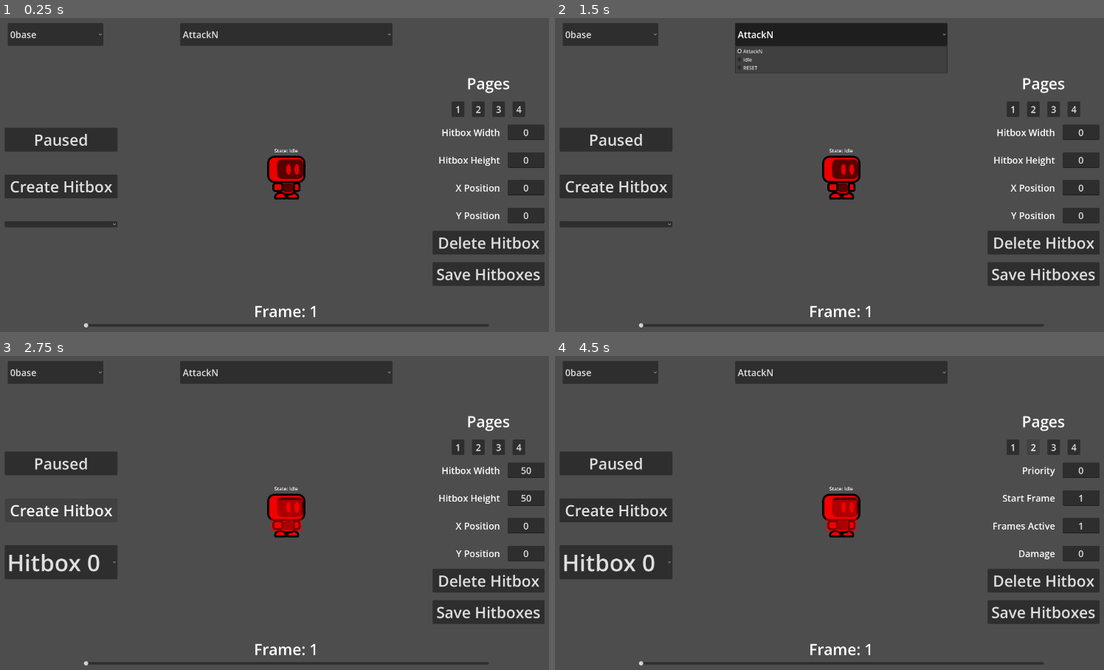
Above: before the commit, frames 1-4 (two rows, left to right).
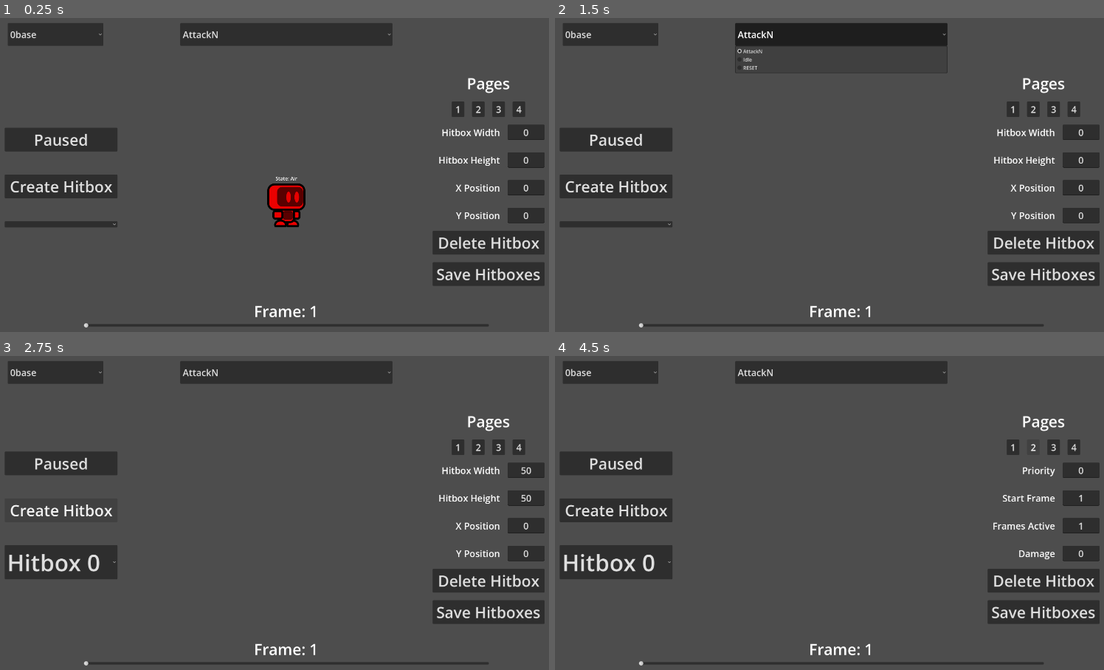
Above: after the commit, the same moments.

Repository: AcroPR/HyperStrikeDudes2D
Game: Godot game, scene res://src/core/debug_tools/hitbox_animator/hitbox_animator.tscn
Same seed, same stepped clock (60 frames per second), same inputs: the game is played once before the commit and once after it.
Inputs:
- Up to frame 1 (0.25 s): no input
- Up to frame 2 (1.5 s): click "0base" at 0.5 s; click "AttackN" at 1.25 s
- Up to frame 3 (2.75 s): click "Create Hitbox" at 2 s
- Up to frame 4 (4.5 s): click "Hitbox 0" at 2.75 s; click "1" at 3.5 s; click "2" at 4.25 s

The runs differ from the first frame. In frame 1, 1.4% of the frame differs, in the area x 48-56%, y 41-67%; in frame 2, 0.9%; in frame 3, 0.9%; in frame 4, 0.9%.
Error after the commit: Invalid access to property or key 'global_position' on a base object of type 'null instance'. (res://src/fighters/0base/scripts/off_screen_marker.gd:19)

Commit message:
feat: convert objects in hitbox animator to tools (TODO: Fix Animation Player)

Diff:
--- a/src/core/autoloads/hitbox_importer.gd
+++ b/src/core/autoloads/hitbox_importer.gd
@@ -1,3 +1,4 @@
+@tool
 extends Node
 
 var fighterDir = "res://src/fighters/"
--- a/src/core/debug_tools/hitbox_animator/scripts/hitbox_animator.gd
+++ b/src/core/debug_tools/hitbox_animator/scripts/hitbox_animator.gd
@@ -1,3 +1,4 @@
+@tool
 class_name HitboxAnimator
 extends Control
 
@@ -142,11 +143,11 @@
 	var fighterInstance: Fighter = fighter.instantiate()
 	fighterSpawn.add_child(fighterInstance)
 	fighterNode = fighterInstance
-	fighterNode.set_process(false)
-	fighterNode.set_physics_process(false)
-	fighterNode.offScreenMarker.set_process(false)
+	#fighterNode.set_process(false)
+	#fighterNode.set_physics_process(false)
+	#fighterNode.offScreenMarker.set_process(false)
 	fighterNode.offScreenMarker.visible = false
-	fighterNode.hitboxManager._set_paused(true)
+	#fighterNode.hitboxManager._set_paused(true)
 	_add_selected_animations()
 
 func _on_save_hitboxes_pressed() -> void:
--- a/src/core/debug_tools/hitbox_animator/scripts/page_buttons.gd
+++ b/src/core/debug_tools/hitbox_animator/scripts/page_buttons.gd
@@ -1,3 +1,4 @@
+@tool
 extends HBoxContainer
 
 @onready var pageOne: VBoxContainer = $"../PageOne"
--- a/src/core/debug_tools/hitbox_animator/scripts/page_four.gd
+++ b/src/core/debug_tools/hitbox_animator/scripts/page_four.gd
@@ -1,3 +1,4 @@
+@tool
 extends VBoxContainer
 
 @onready var hitLag: LineEdit = $Hitlag/LineEdit
--- a/src/core/debug_tools/hitbox_animator/scripts/page_one.gd
+++ b/src/core/debug_tools/hitbox_animator/scripts/page_one.gd
@@ -1,3 +1,4 @@
+@tool
 extends VBoxContainer
 
 @onready var hitboxWidth: LineEdit = $HitboxWidth/LineEdit
--- a/src/core/debug_tools/hitbox_animator/scripts/page_three.gd
+++ b/src/core/debug_tools/hitbox_animator/scripts/page_three.gd
@@ -1,3 +1,4 @@
+@tool
 extends VBoxContainer
 
 @onready var angle: LineEdit = $Angle/LineEdit
--- a/src/core/debug_tools/hitbox_animator/scripts/page_two.gd
+++ b/src/core/debug_tools/hitbox_animator/scripts/page_two.gd
@@ -1,3 +1,4 @@
+@tool
 extends VBoxContainer
 
 @export var hitboxAnimator: HitboxAnimator
--- a/src/fighters/0base/scripts/fighter.gd
+++ b/src/fighters/0base/scripts/fighter.gd
@@ -1,3 +1,4 @@
+@tool
 class_name Fighter
 extends CharacterBody2D
 
@@ -80,19 +81,27 @@
 			modelCollisions.scale.x = 1
 
 func _ready() -> void:
+	if Engine.is_editor_hint():
+		return
 	ledgeHeld = null
 	inputComponent.controllerID = MatchGlobal.players[playerID]["Controller_Index"]
 	stateMachine.init(self, model, inputComponent)
 	_set_face()
 
 func _process(delta: float) -> void:
+	if Engine.is_editor_hint():
+		return
 	stateMachine.process_frame(delta)
 	stateLabel.text = "State: " + stateMachine._get_current_state_name()
 
 func _physics_process(delta: float) -> void:
+	if Engine.is_editor_hint():
+		return
 	stateMachine.process_physics(delta)
 
 func _unhandled_input(event: InputEvent) -> void:
+	if Engine.is_editor_hint():
+		return
 	stateMachine.process_input(event)
 
 func _on_hurtbox_area_entered(area: Area2D) -> void:
--- a/src/hitbox_and_hurtbox/scripts/hitbox_manager.gd
+++ b/src/hitbox_and_hurtbox/scripts/hitbox_manager.gd
@@ -1,3 +1,4 @@
+@tool
 class_name HitboxManager
 extends Node2D
 
